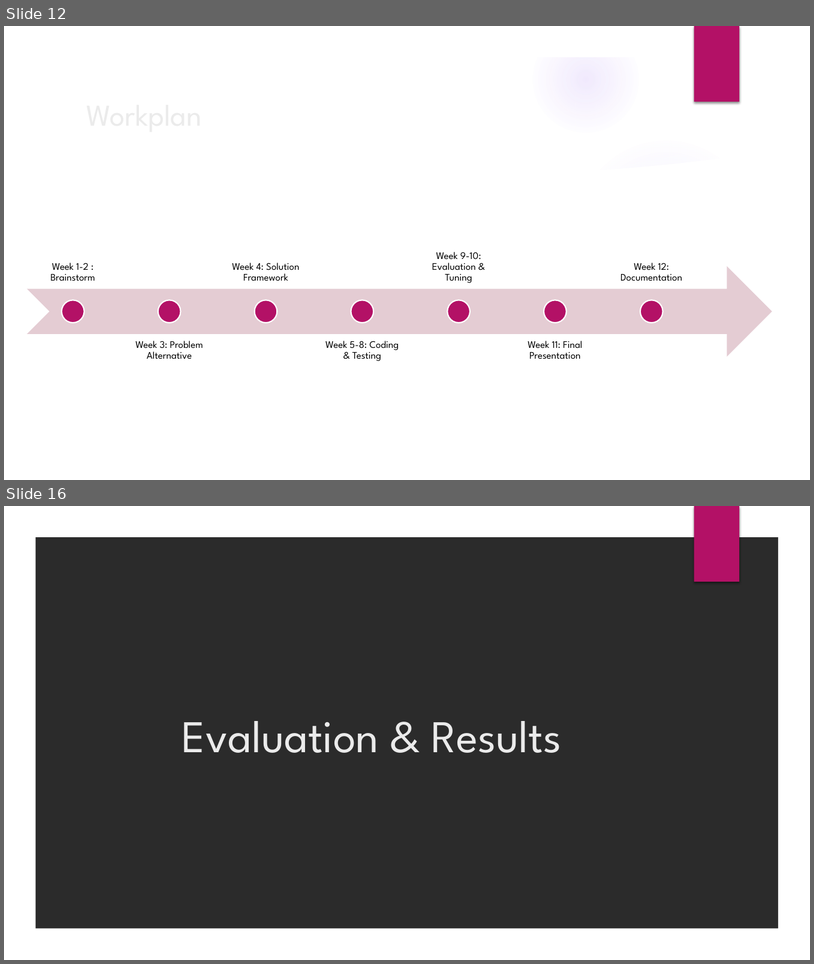
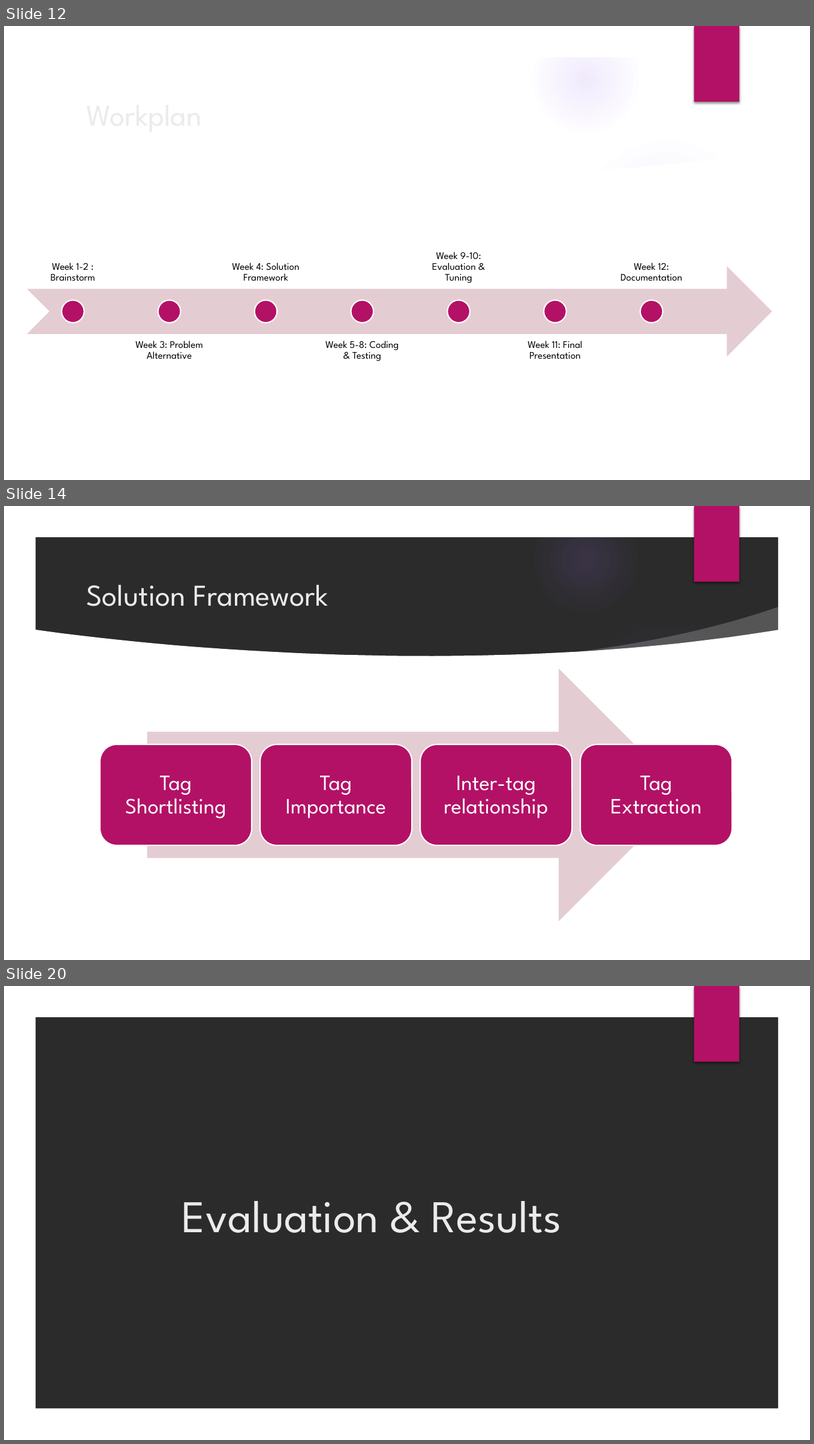
Before and after one commit to saurabhvermaaaa/Adobe-Internship, a slide deck: Internship 2016.pptx. Shown one above the other, each under a label of ours: slides 12 and 16 before the commit, slides 12, 14 and 20 after it; the slides between them are not shown. The pictures are 814x964 and 814x1444 pixels, drawn with LibreOffice and Linux fonts; fonts in the diff are those of the drawing; background and template pictures are left out; a plain dark background stands for a picture behind light text. Boxes give left, top, right and bottom in pixels: in the first picture for what was removed or moved away, otherwise in the second. Text is boxed around its words. In the diff, an @@ line names an element or a change of style, - is before the commit and + after.

```diff
--- a/Internship 2016.pptx
+++ b/Internship 2016.pptx
@@ slide 14 added at [4, 506, 810, 960], background picture (left out); not listed: 9 template elements that a slide beside it also shows @@
@@ title added at [86, 585, 329, 606], 36 pt, text #EBEBEB @@
+Solution Framework
@@ group added at [100, 669, 732, 921]: 4 rounded rectangles, 4 texts, 1 right arrow @@
+Tag Shortlisting
+Tag Importance
+Inter-tag relationship
+Tag Extraction
@@ what was slide 16 is now slide 20 @@
```
Also in this commit, not shown: 5 slides changed, 14 other slides added, 6 slides removed, 9 other files.
